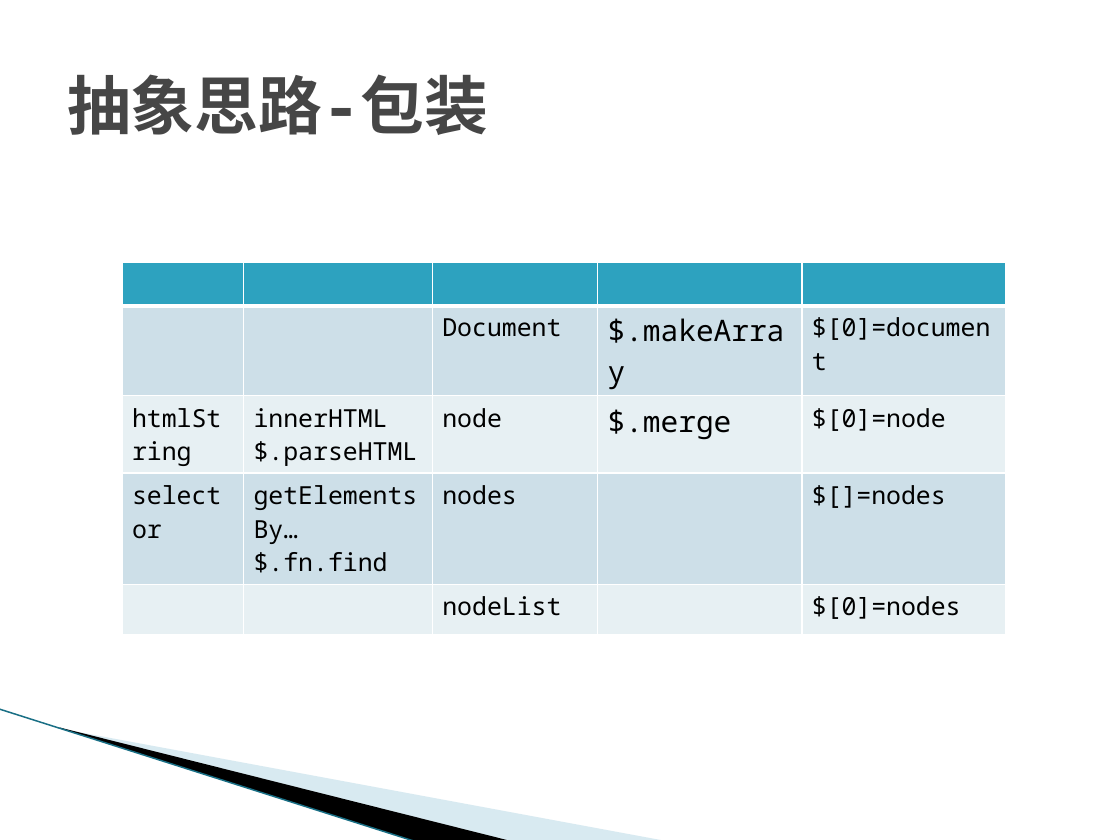
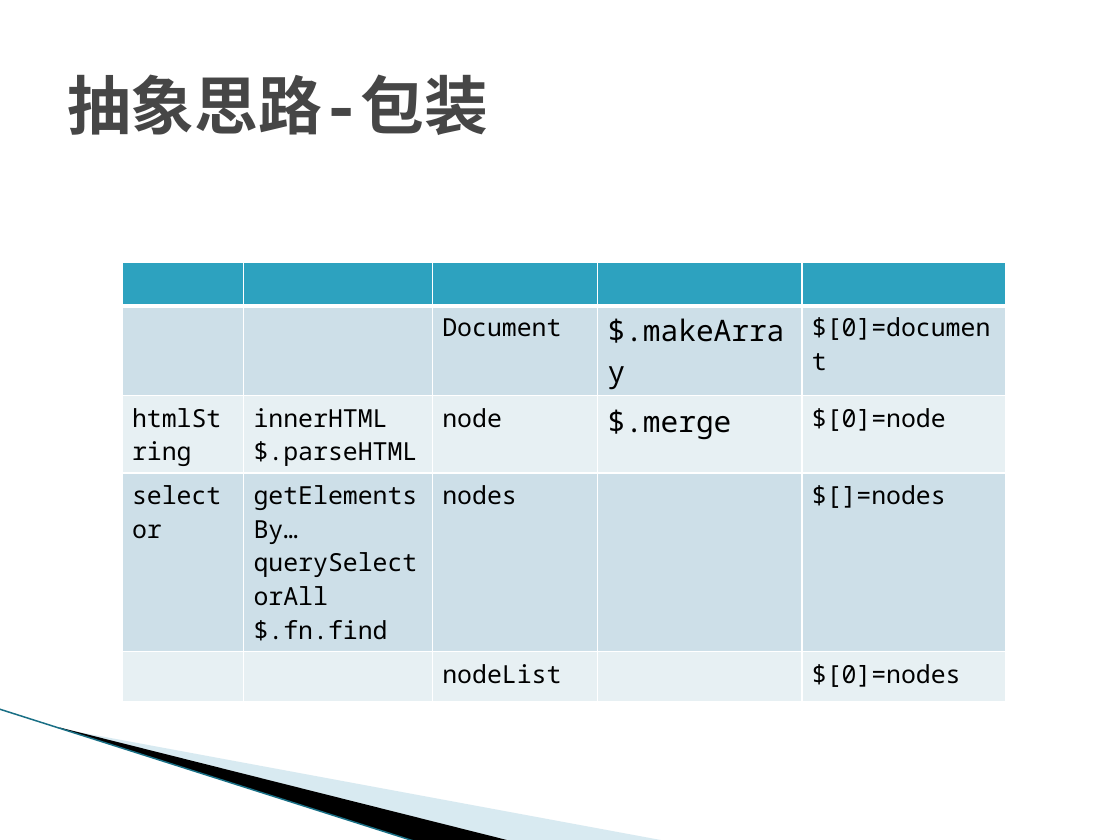
Before and after one commit to temberature/squery, a slide deck: slide 5 of doc/jQuery源码鉴赏.pptx (slide 4 before the commit). Drawn at 1120x840 pixels with LibreOffice and Linux fonts; fonts in the diff are those of the drawing; background and template pictures are left out. Boxes give left, top, right and bottom in pixels: in the first picture for what was removed or moved away, otherwise in the second. Text is boxed around its words. In the diff, an @@ line names an element or a change of style, - is before the commit and + after.

```diff
--- a/doc/jQuery源码鉴赏.pptx
+++ b/doc/jQuery源码鉴赏.pptx
@@ table at (x1=122, y1=262, x2=1007, y2=691) @@
-row 4, column 2: getElementsBy… / $.fn.find
+row 4, column 2: getElementsBy… / querySelectorAll / $.fn.find
```
Also in this commit, not shown: 7 other slides changed, 28 slides added, 7 slides removed, 24 other files.
